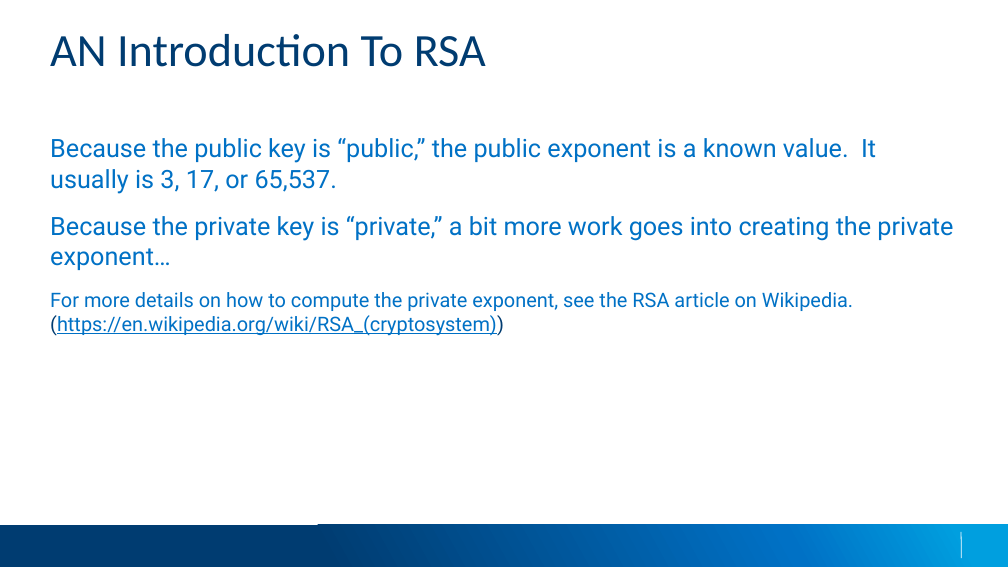
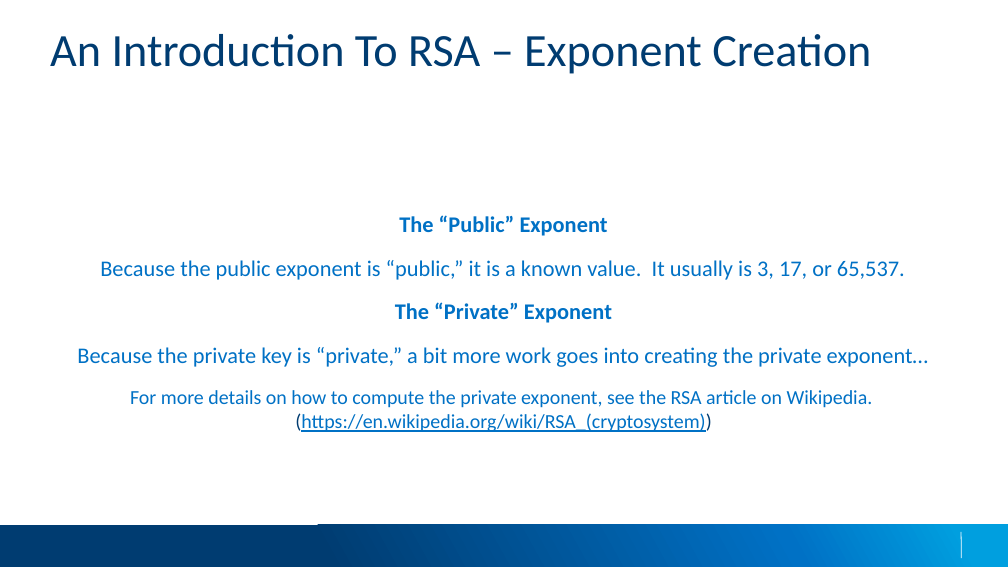
Before and after one commit to applesauce49/lincoln_high, a slide deck: slide 13 of presos/LincolnHighVisit-2023.pptx. Drawn at 1008x567 pixels with LibreOffice and Linux fonts; fonts in the diff are those of the drawing; background and template pictures are left out. Boxes give left, top, right and bottom in pixels: in the first picture for what was removed or moved away, otherwise in the second. Text is boxed around its words. In the diff, an @@ line names an element or a change of style, - is before the commit and + after.

```diff
--- a/presos/LincolnHighVisit-2023.pptx
+++ b/presos/LincolnHighVisit-2023.pptx
@@ title at (50, 34, 871, 74): text changed @@
-AN Introduction To RSA
+An Introduction To RSA – Exponent Creation
@@ text "The “Public” Exponent" at (77, 215, 928, 432): vertical alignment top to middle @@
@@ text at (100, 215, 905, 323): text changed; size 24 to 21.3 pt; font Roboto to Calibri @@
-  Because the public key is “public,” the public exponent is a known value. It usually is 3, 17, or 65,537.
+  The “Public” Exponent
+  Because the public exponent is “public,” it is a known value. It usually is 3, 17, or 65,537.
+  The “Private” Exponent
@@ text at (77, 347, 928, 432): size 24 to 21.3 pt in "Because the private key is “private,” a ..."; font Roboto to Calibri in "Because the private key is “private,” a ...", "For more details on how to compute ..."; alignment left to centre @@
```
Also in this commit, not shown: 27 other slides changed, 3 slides added.
